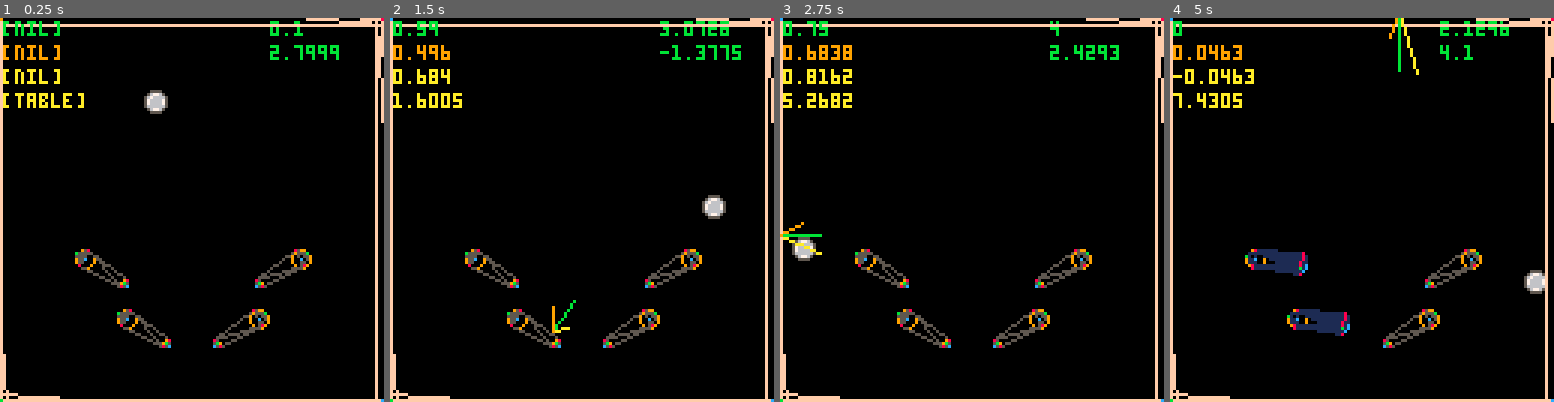
Above: before the commit, frames 1-4 (left to right).
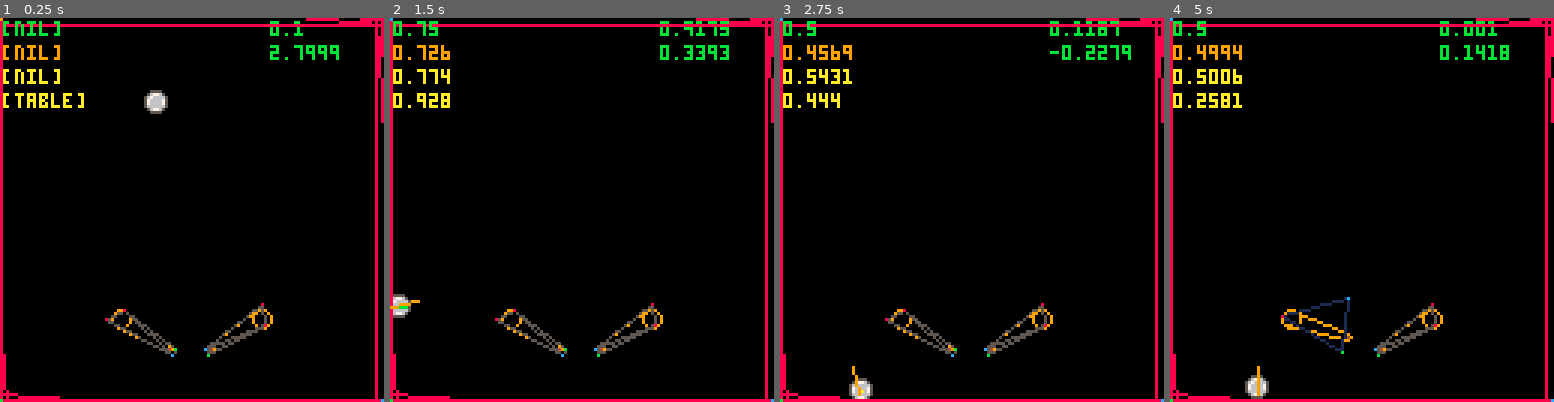
Above: after the commit, the same moments.

Repository: lkingsford/pico8-projects
Game: PICO-8 cartridge pinball1.p8
Same seed, same stepped clock (60 frames per second), same inputs: the game is played once before the commit and once after it.
Inputs:
- Up to frame 1 (0.25 s): no input
- Up to frame 2 (1.5 s): tap X (X key) at 0.33, 1.07 s; tap O (Z key) at 0.7 s
- Up to frame 3 (2.75 s): hold Right 1.6-2.1 s; tap O (Z key) at 1.7, 2.1, 2.5 s; tap X (X key) at 1.85 s; hold Up 2.15-2.42 s; hold Right from 2.47 s (still down)
- Up to frame 4 (5 s): tap O (Z key) every 0.4 s from 2.9 to 4.9 s; tap X (X key) at 2.97, 4.08 s; release Right at 3.03 s; hold Left 3.08-3.58 s; hold Down 3.63-3.97 s; hold Right 4.02-4.68 s; hold Up from 4.73 s (still down)

The runs differ from the first frame. In frame 1, 5.7% of the frame differs, in the area x 0-100%, y 0-100%; in frame 2, 7.3%; in frame 3, 7.6%; in frame 4, 8.5%.

Commit message:
New tri test

Diff:
--- a/pinball1.p8
+++ b/pinball1.p8
@@ -15,15 +15,13 @@
 	add(pinballs, p)
 
 	flippers={}
-	--add_flipper(5, 100, 80, 10, 10, 40, .25, .3, 0.045)
-	add_flipper(5, 100, 80, 3, 1.5, 16, .16, .3, 0.05, false)
-	add_flipper(5, 86, 100, 3, 1.5, 16, .16, .3, 0.05, false)
-	add_flipper(4, 42, 100, 3, 1.5, 16, -.16, -.3, 0.05, true)
-	add_flipper(4, 28, 80, 3, 1.5, 16, -.16, -.3, 0.05, true)
+	--add_flipper(5, 100, 80, 7, 3, 40, .25, .3, 0.001)
+	add_flipper(5, 127-40, 100, 3, 1, 20, .16, .3, 0.1, false)
+	add_flipper(4, 40, 100, 3, 1, 20, -.16, -.3, 0.1, true)
 
 	flipper_thud = 0.4
 	gravity = 0.1
-	ramp_thud = 1.1
+	ramp_thud = 0.6
 
 	show_debug = true
 
@@ -108,9 +106,9 @@
 		print(incident, 1, 9, 9)
 		print(reflection, 1, 17, 10)
 		print(v, 1, 25, 10)
-		if normal then
-			--stop()
-		end
+		--if normal then
+		--stop()
+		--end
 	end
 end
 
@@ -166,22 +164,7 @@
 	hits = {}
 	foreach(interactions, check_interact)
 	foreach(fixed_interactions, check_interact)
-	if count(hits) == 1 then
-		interact(hits[1])
-	elseif count(hits) > 1 then
-		local lowest = hits[1]
-		local lowest_value = 100
-		-- Pick where reflection is closest to normal
-		local inc = (0.75-atan2(pb.dx, pb.dy))%1
-		local inv_inc = (inc + .5) % 1
-		local lv = 100
-		local l = hits[1]
-		for hit in all(hits) do
-			local v = abs((hit.normal % 1) - inv_inc)
-			if v < lv then l = hit end
-		end
-		interact(l)
-	end
+	foreach(hits,interact)
 	pb.dy += gravity
 end
 
@@ -194,7 +177,14 @@
 
 function interact(i)
 	local arrow_length = 3
-	normal = i.normal
+	if not i.flipper then
+		normal = i.normal
+	else
+		-- Special flipper mode
+		ball_angle = (-1 * atan2(i.x1-cur_pb.x, i.y1-cur_pb.y) + .25)%1
+		normal = ball_angle + .25
+		if i.inv then normal += .5 end
+	end
 	n_ref = {}
 	n_ref.x1 = cur_pb.x
 	n_ref.y1 = cur_pb.y
@@ -225,9 +215,7 @@
 	norm_y = cos(normal)
 	while collides(i, cur_pb) do
   		cur_pb.x += norm_x
-		cur_pb.dx += norm_x
 		cur_pb.y += norm_y
-		cur_pb.dy += norm_y
 	end
 end
 
@@ -252,98 +240,64 @@
 		return
 	end
 
-	local theta_steps = 5
 	local bounce = f.bounce
+	if f.inv_normal then inv = 0.5 else inv =  0 end
 	if old_angle == f.angle then
-		theta_steps = 1
 		bounce = 0
-	end
-	for ts = 1, theta_steps do
-		-- TODO - this can _surely_ use less tokens
-		local t = old_angle + ((f.angle - old_angle) / theta_steps) * ts
+
+		angle1 = f.angle
+		angle2 = f.angle
+
 		local v = {}
-		local sin_t = sin(t)
-		local cos_t = cos(t)
-		local fl_s_t = sin_t * f.length
-		local fl_c_t = cos_t * f.length
-		local inv = 0
-		if f.inv_normal then inv = 0.5 end
-		v.x1 = f.x - f.r1 * cos_t
-		v.y1 = f.y + f.r1 * sin_t
-		v.x2 = f.x + fl_s_t - f.r2 * cos_t
-		v.y2 = f.y + fl_c_t + f.r2 * sin_t
-		v.x3 = f.x + f.r1 * cos_t
-		v.y3 = f.y - f.r1 * sin_t
-		v.ox = f.x
-		v.oy = f.y
+		eff_length = f.length + f.r2
+		v.x1 = f.x - f.r1 * cos(angle1) - f.r1 * sin(angle1)
+		v.y1 = f.y + f.r1 * sin(angle1) - f.r1 * cos(angle1)
+		v.x2 = f.x + sin(angle1) * eff_length - f.r2 * cos(angle2)
+		v.y2 = f.y + cos(angle1) * eff_length + f.r2 * sin(angle2)
+		v.x3 = f.x + f.r1 * cos(angle2)
+		v.y3 = f.y - f.r1 * sin(angle2)
 		v.l = f.length
 		v.normal = t + .25 + inv
 		v.absorb = flipper_thud
 		v.bounce = bounce
+		v.flipper = true
+		v.inv = f.inv_normal
 		add(interactions, v)
-		local l = {}
-		l.x1 = v.x2
-		l.y1 = v.y2
-		l.x2 = f.x + fl_s_t + f.r2 * cos_t
-		l.y2 = f.y + fl_c_t - f.r2 * sin_t
-		l.x3 = v.x3
-		l.y3 = v.y3
-		l.ox = f.x
-		l.oy = f.y
-		l.l = f.length
-		l.normal = v.normal
-		l.absorb = flipper_thud
-		l.bounce = bounce
-		add(interactions, l)
-		local et = {}
-		et.x1 = v.x2
-		et.y1 = v.y2
-		et.x2 = f.x + fl_s_t
-		et.y2 = f.y + fl_c_t
-		et.x3 = f.x + (f.length + f.r2) * sin_t
-		et.y3 = f.y + (f.length + f.r2) * cos_t
-		et.l = f.length
-		et.normal = v.normal
-		et.absorb = flipper_thud
-		et.bounce = bounce
-		add(interactions, et)
-		local eb = {}
-		eb.x1 = l.x2
-		eb.y1 = l.y2
-		eb.x2 = f.x + fl_s_t
-		eb.y2 = f.y + fl_c_t
-		eb.x3 = f.x + (f.length + f.r2) * sin_t
-		eb.y3 = f.y + (f.length + f.r2) * cos_t
-		eb.l = f.length
-		eb.normal = v.normal
-		eb.absorb = flipper_thud
-		eb.bounce = bounce
-		add(interactions, eb)
-		local bt = {}
-		bt.x1 = v.x1
-		bt.y1 = v.y1
-		bt.x2 = f.x - f.r1 * sin_t
-		bt.y2 = f.y - f.r1 * cos_t
-		bt.x3 = f.x
-		bt.y3 = f.y
-		bt.l = f.length
-		bt.normal = v.normal
-		bt.absorb = flipper_thud
-		bt.bounce = bounce
-		add(interactions, bt)
-		local bb = {}
-		bb.x1 = v.x3
-		bb.y1 = v.y3
-		bb.x2 = f.x - f.r1 * sin_t
-		bb.y2 = f.y - f.r1 * cos_t
-		bb.x3 = f.x
-		bb.y3 = f.y
-		bb.l = f.length
-		bb.normal = v.normal
-		bb.absorb = flipper_thud
-		bb.bounce = bounce
-		add(interactions, bb)
-	end
+
+		local w = {}
+		w.x3 = v.x2
+		w.y3 = v.y2
+		w.x2 = f.x + sin(angle2) * eff_length + f.r2 * cos(angle1)
+		w.y2 = f.y + cos(angle2) * eff_length - f.r2 * sin(angle1)
+		w.x1 = f.x + f.r1 * cos(angle2)
+		w.y1 = f.y - f.r1 * sin(angle2)
+		w.l = f.length
+		w.normal = t + .25 + inv
+		w.absorb = flipper_thud
+		w.bounce = bounce
+		w.flipper = true
+		w.inv = f.inv_normal
+		add(interactions, w)
+	else
+		local v = {}
+		angle1 = max(f.angle1, f.angle2)
+		angle2 = min(f.angle1, f.angle2)
+		v.x1 = f.x - f.r1 * sin((angle1 + angle2) / 2)
+		v.y1 = f.y - f.r1 * cos((angle1 + angle2)/2)
+		v.x2 = f.x + sin(angle1) * eff_length
+		v.y2 = f.y + cos(angle1) * eff_length
+		v.x3 = f.x + sin(angle2) * eff_length
+		v.y3 = f.y + cos(angle2) * eff_length
+		v.normal = t + .25 + inv
+		v.absorb = flipper_thud
+		v.bounce = bounce
+		v.flipper = true
+		v.inv = f.inv_normal
+		add(interactions, v)
+	end
+
+	local inv = 0
+
 end
 
 function in_tri(ax,ay,bx,by,cx,cy,px,py)
@@ -361,7 +315,7 @@
 	--l = 0
 	local xcoords = {1, 4, 6, 7, 6, 4, 1, 0}
 	local ycoords = {1, 0, 1, 4, 6, 7, 6, 4}
-	if ((ball.y>i.x1)and(ball.x>i.x2)and(ball.x>i.x3))or((ball.x<i.x1)and(ball.x<i.x2)and(ball.x<i.x3))or((ball.y>i.y1)and(ball.y>i.y2)and(ball.y>i.y3))or((ball.y<i.y1)and(ball.y<i.y2)and(ball.y<i.y3)) then
+	if ((ball.x>i.x1)and(ball.x>i.x2)and(ball.x>i.x3))or((ball.x<i.x1)and(ball.x<i.x2)and(ball.x<i.x3))or((ball.y>i.y1)and(ball.y>i.y2)and(ball.y>i.y3))or((ball.y<i.y1)and(ball.y<i.y2)and(ball.y<i.y3)) then
 		return false
 	end
 	for k = 1, count(xcoords) do
